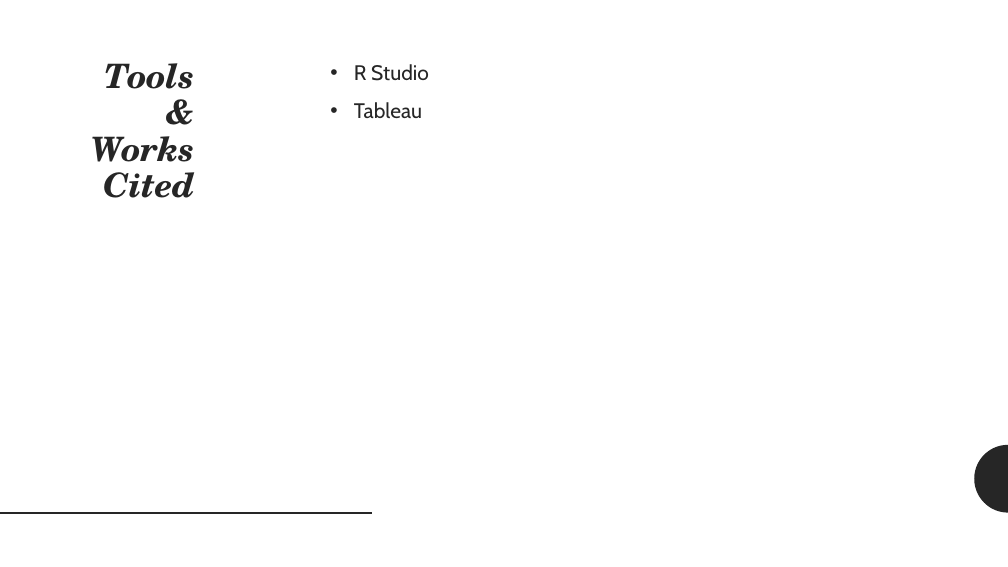
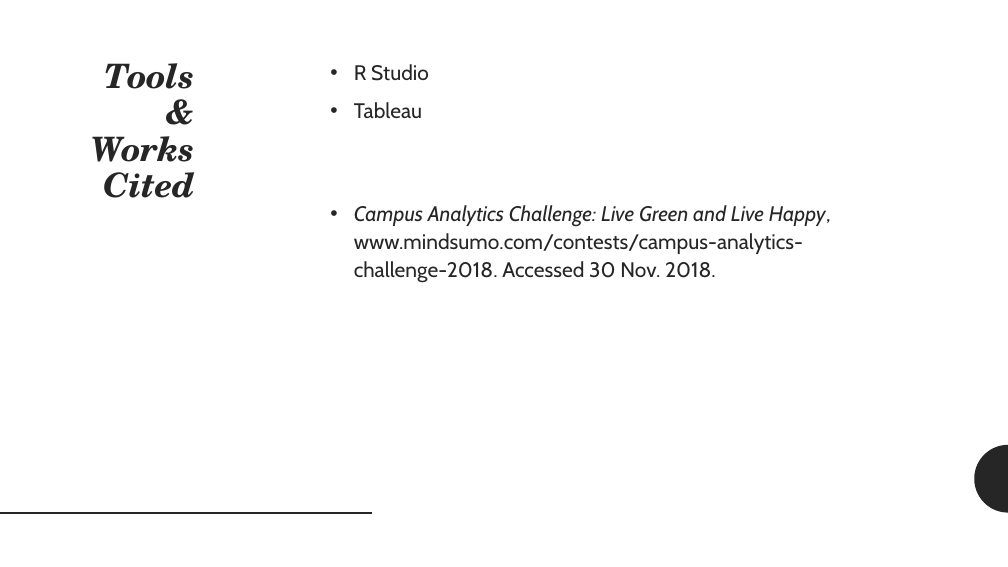
Before and after one commit to abanerjee-wsu/TermProject-Fall2018-DSA6000, a slide deck: slide 21 of DSA 6000 Term Project Presentation-1.pptx. Drawn at 1008x567 pixels with LibreOffice and Linux fonts; fonts in the diff are those of the drawing. Boxes give left, top, right and bottom in pixels: in the first picture for what was removed or moved away, otherwise in the second. Text is boxed around its words. In the diff, an @@ line names an element or a change of style, - is before the commit and + after.

```diff
--- a/DSA 6000 Term Project Presentation-1.pptx
+++ b/DSA 6000 Term Project Presentation-1.pptx
@@ text added at bbox=[354, 205, 831, 283], 20 pt, text #262626 @@
+• Campus Analytics Challenge: Live Green and Live Happy, www.mindsumo.com/contests/campus-analytics-challenge-2018. Accessed 30 Nov. 2018.
```
